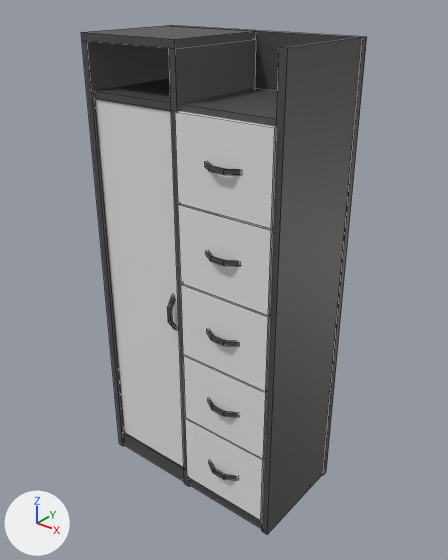
The FBX model Assets/Models/Assets_Interior v2/Armario01.fbx, before and after one commit.
Both versions are drawn from a 50 mm camera at (1.456, -1.765, 2.057) aimed at (0.026, 0.024, 0.949). The axes (+X, +Y, +Z) are drawn at lower left. The lights are the same throughout. Mesh edges are drawn as thin lines. Where no turn or scale is listed for an object, it has been applied to the vertices. Vertices at the same position are counted once.

The scene before the commit, as lines of its bpy script (objects in view):
```python
me_mesh = bpy.data.meshes.new('Mesh')
me_mesh.from_pydata(...)  # 204 vertices, 136 faces; spans x -0.45..0.45, y -0.26..0.26, z 0.0..1.88
me_mesh.materials.append(mat_m_atlas)  # picture img_atlas01_png
ob_armario01 = bpy.data.objects.new('Armario01', me_mesh)
ob_armario01.location = (0.0, 0.0, 0.0)
```
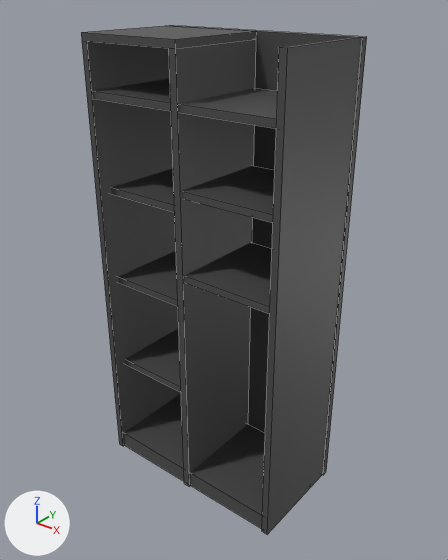
Where the newer file only moved an object's origin or applied its transform, the numbers keep the older frame.

Where the change shows, as pixel boxes (x1, y1, x2, y2) in the pictures (448 x 560 px):
```json
{"part": 1, "of": "me_mesh", "change": "added", "after": [182, 166, 275, 223], "on screen": "black"}
{"part": 2, "of": "me_mesh", "change": "added", "after": [184, 243, 272, 314], "on screen": "black"}
{"part": 3, "of": "me_mesh", "change": "added", "after": [118, 251, 178, 306], "on screen": "black"}
{"part": 4, "of": "me_mesh", "change": "added", "after": [125, 328, 181, 392], "on screen": "black"}
{"part": 5, "of": "me_mesh", "change": "added", "after": [111, 168, 175, 212], "on screen": "black"}
{"part": 6, "of": "me_mesh", "change": "deleted", "before": [95, 99, 277, 521]}
{"part": 7, "of": "me_mesh", "change": "surface changed", "before": [81, 32, 282, 526], "after": [81, 32, 282, 526], "on screen": "grey to black"}
```

Scene script edits in JSON lines:
```json
{"block": "me_mesh", "where": "# used by ob_armario01; location = (0.0, 0.0, 0.0)"}
{"op": "remove", "block": "me_mesh", "code": "me_mesh.from_pydata(...)  # 204 vertices, 136 faces; spans x -0.45..0.45, y -0.26..0.26, z 0.0..1.88"}
{"op": "add", "block": "me_mesh", "code": "me_mesh.from_pydata(...)  # 92 vertices, 45 faces; spans x -0.45..0.45, y -0.21..0.26, z 0.0..1.88"}
{"block": "me_mesh", "change": "me_mesh part 1: the loose piece of 8 vertices spanning x -0.43..0.43, y -0.2..0.22, z 1.65..1.68 is copied, and the copy is scaled about its middle by (0.504, 1, 1), then moved by (0.22, 0.0, -0.3); it spans x 0.0..0.43, y -0.2..0.22, z 1.35..1.38"}
{"block": "me_mesh", "change": "me_mesh part 2: the loose piece of 8 vertices spanning x -0.43..0.43, y -0.2..0.22, z 1.65..1.68 is copied, and the copy is scaled about its middle by (0.504, 1, 1), then moved by (0.22, 0.0, -0.63); it spans x 0.0..0.43, y -0.2..0.22, z 1.02..1.05"}
{"block": "me_mesh", "change": "me_mesh part 3: the loose piece of 8 vertices spanning x -0.43..0.43, y -0.2..0.22, z 1.65..1.68 is copied, and the copy is scaled about its middle by (0.501, 0.951, 1), then moved by (-0.21, 0.04, -0.78); it spans x -0.43..0.0, y -0.16..0.24, z 0.87..0.9"}
{"block": "me_mesh", "change": "me_mesh part 4: the loose piece of 8 vertices spanning x -0.43..0.43, y -0.2..0.23, z 0.0..0.08 is copied, and the copy is scaled about its middle by (0.501, 0.929, 0.377), then moved by (-0.21, 0.03, 0.42); it spans x -0.43..0.0, y -0.16..0.24, z 0.45..0.48"}
{"block": "me_mesh", "change": "me_mesh part 5: the loose piece of 8 vertices spanning x -0.43..0.43, y -0.2..0.22, z 1.65..1.68 is copied, and the copy is scaled about its middle by (0.501, 0.951, 1), then moved by (-0.21, 0.04, -0.38); it spans x -0.43..0.0, y -0.16..0.24, z 1.27..1.3"}
{"block": "me_mesh", "change": "me_mesh part 6: 12 loose pieces with 152 vertices, spanning x -0.42..0.42, y -0.26..-0.17, z 0.07..1.66, are deleted"}
{"block": "me_mesh", "change": "me_mesh part 7: 28 kept faces spanning x -0.45..0.45, y -0.21..0.26, z 0.0..1.88 get new texture (UV) coordinates"}
```
